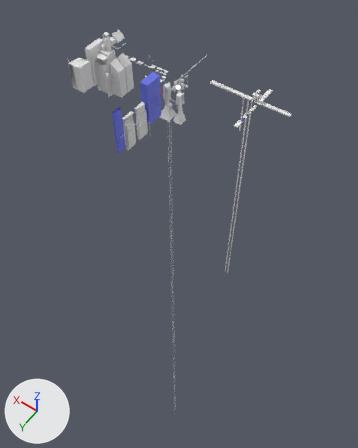
The FBX model Assets/Props.fbx: old version first, new version second.
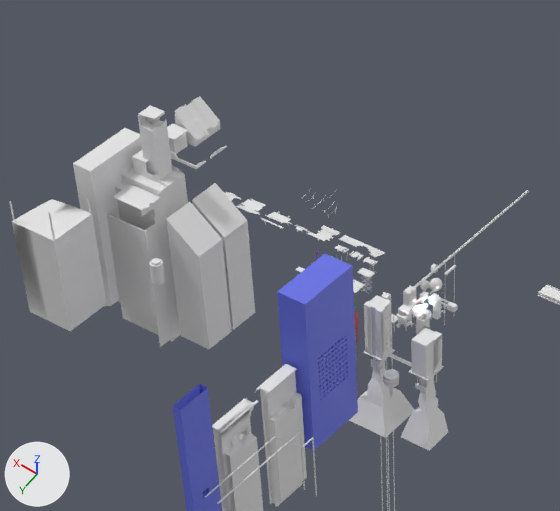
Each version is shown whole from a 50 mm camera at (-7941.0, 11386.0, 10358.0) aimed at (2457.0, -3170.0, -12516.0), then close up on the part from 18% to 60% of the width and 1% to 32% of the height. Lighting does not change. The marker at lower left points along +X, +Y and +Z. The last two pictures show the newer version. Objects named as collision shapes, trigger or cutter boxes, shadow casters or lower levels of detail are left out. Where no turn or scale is listed for an object, it has been applied to the vertices.

The first close-up shows 'Background_ScaffoldEndless', 'CityBuildingMidBroken', 'CityComplexBuildingTopper', 'CityDeconstructedBuilding', 'CityDeconstructedBuilding2', 'CityLargeSlantedRoof', 'CityLargeSlantedRoofWindowed', 'CityWaterBoiler', 'SkyScraperBarrierOpening', 'SkyScraperStilts', 'SkyScraperStilts2', 'SkyScraperWall', 'SkyScraperWallSecretOpening' and 32 more.
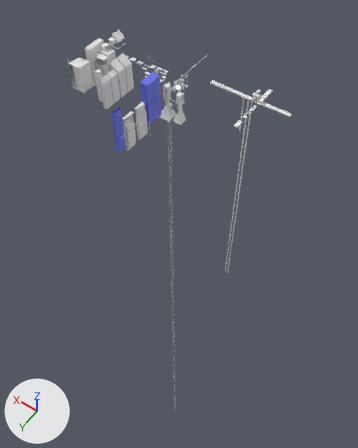
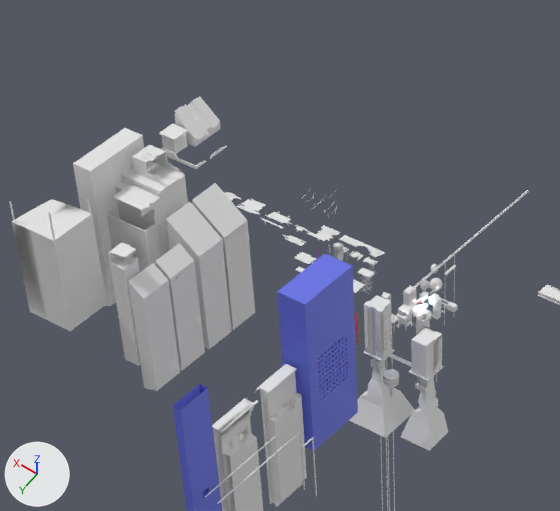
Patch to the scene script:
```diff
--- a/Assets/Props.fbx.py
+++ b/Assets/Props.fbx.py
@@ me_cube_153_1 @@
+me_cube_153_1.from_pydata(...)  # 80 vertices, 67 faces; spans x -102.0..151.0, y -40.0..38.0, z -4.0..2.0
@@ me_cube_146_1 @@
+me_cube_146_1.from_pydata([(-188.0, -172.0, -1104.0), (-188.0, 172.0, -1104.0), (-22.0, -172.0, -1146.0), (-22.0, -172.0, 73.0), (-22.0, 172.0, -1146.0), (-22.0, 172.0, 73.0), (-188.0, -172.0, -51.0), (-188.0, 172.0, -51.0)], [], [(4, 5, 3, 2), (0, 6, 7, 1), (1, 4, 2, 0), (1, 7, 5, 4), (3, 5, 7, 6), (2, 3, 6, 0)])
@@ me_cube_158 @@
+me_cube_158.from_pydata(...)  # 80 vertices, 60 faces; spans x -213.0..57.0, y 187.0..301.0, z -10.0..2.0
@@ me_cylinder_022 @@
+me_cylinder_022.from_pydata(...)  # 112 vertices, 76 faces; spans x -49.0..49.0, y -49.0..49.0, z -6.0..197.0
@@ me_cube_152 @@
+me_cube_152.from_pydata(...)  # 112 vertices, 100 faces; spans x -189.0..-22.0, y -174.0..175.0, z -1146.0..73.0
@@ ob_citybuildingmidbroken @@
 ob_citybuildingmidbroken = bpy.data.objects.new('CityBuildingMidBroken', me_cube_127)
-ob_citybuildingmidbroken.location = (3095.0, 224.0, 816.0)
+ob_citybuildingmidbroken.location = (2633.0, 1282.0, 133.0)
@@ ob_citywaterboiler @@
 ob_citywaterboiler = bpy.data.objects.new('CityWaterBoiler', me_citywaterboiler)
-ob_citywaterboiler.location = (2629.0, 873.0, -306.0)
+ob_citywaterboiler.location = (3016.0, 873.0, -306.0)
@@ ob_woodenboardbroken1 @@
+ob_woodenboardbroken1 = bpy.data.objects.new('WoodenBoardBroken1', me_cube_153_1)
+ob_woodenboardbroken1.location = (1716.0, -70.0, 55.0)
@@ ob_citylargeslantedroofsmall @@
+ob_citylargeslantedroofsmall = bpy.data.objects.new('CityLargeSlantedRoofSmall', me_cube_146_1)
+ob_citylargeslantedroofsmall.location = (2528.0, 1205.0, 48.0)
@@ ob_woodenboardfloorhole6 @@
+ob_woodenboardfloorhole6 = bpy.data.objects.new('WoodenBoardFloorHole6', me_cube_158)
+ob_woodenboardfloorhole6.location = (1515.0, -158.0, 55.0)
@@ ob_distantwatertowertall @@
+ob_distantwatertowertall = bpy.data.objects.new('DistantWaterTowerTall', me_cylinder_022)
+ob_distantwatertowertall.location = (1176.0, -40.0, 53.0)
@@ ob_citylargeslantedroofsmallwindowed @@
+ob_citylargeslantedroofsmallwindowed = bpy.data.objects.new('CityLargeSlantedRoofSmallWindowed', me_cube_152)
+ob_citylargeslantedroofsmallwindowed.location = (2528.0, 830.0, 48.0)
```

Changed parts and their boxes [x1, y1, x2, y2] in the close-ups (560 x 511 px):
'CityLargeSlantedRoofSmall', added
    after: [128, 263, 180, 391]
'CityBuildingMidBroken', moved
    before: [138, 105, 172, 180]
    after: [109, 243, 141, 366]
'CityLargeSlantedRoofSmallWindowed', added
    after: [155, 243, 205, 371]
'CityWaterBoiler', moved (not visible afterwards)
    before: [149, 258, 165, 285]
'WoodenBoardFloorHole6', added
    after: [295, 252, 316, 264]
'DistantWaterTowerTall', added
    after: [333, 242, 344, 261]
'WoodenBoardBroken1', added
    after: [283, 235, 306, 246]
